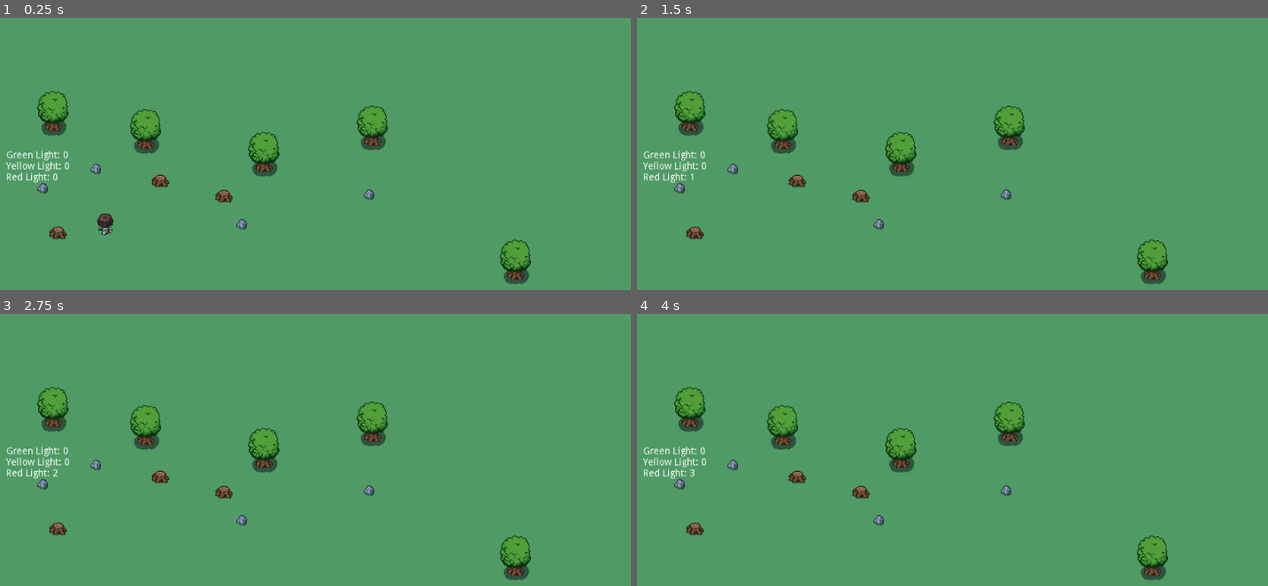
Above: before the commit, frames 1-4 (two rows, left to right).
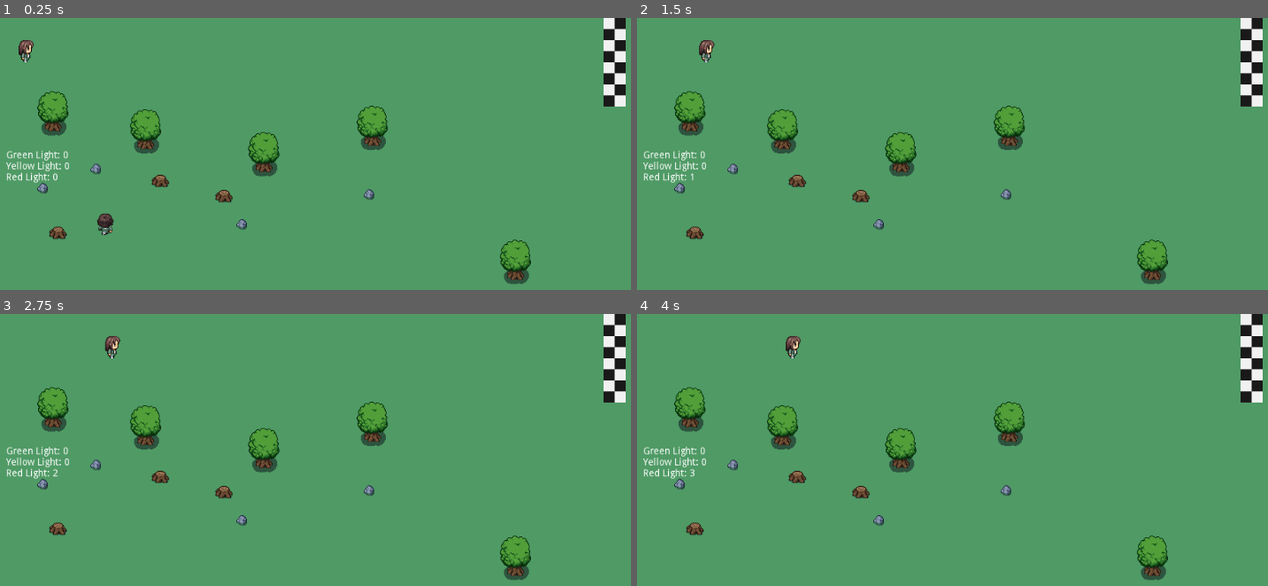
Above: after the commit, the same moments.

Repository: camilailges/round-4
Game: Godot game, scene res://scenes/Level1.tscn
Two runs of this game, one before a commit and one after it. Both use one fixed random seed, a clock stepped at 60 frames per second and the inputs below.
Inputs:
- Up to frame 1 (0.25 s): no input
- Up to frame 2 (1.5 s): hold Right (ui_right) 0.53-1.28 s; hold Down (ui_down) from 1.28 s (still down)
- Up to frame 3 (2.75 s): release Down (ui_down) at 2.03 s; hold Right (ui_right) from 2.03 s (still down)
- Up to frame 4 (4 s): release Right (ui_right) at 2.78 s; hold Up (ui_up) 2.78-3.53 s; hold Left (ui_left) from 3.53 s (still down)

The runs differ from the first frame. In frame 1, 1.3% of the frame differs, in the area x 2-100%, y 0-33%; in frame 2, 1.3%; in frame 3, 1.3%, in the area x 16-100%, y 0-33%; in frame 4, 1.3%.

Commit message:
add menina bot mas nao morre no vermelho

Diff:
--- /dev/null
+++ b/scenes/GirlBot.gd
@@ -0,0 +1,45 @@
+extends KinematicBody2D
+
+onready var animation: AnimatedSprite = get_node("Animation")
+onready var sprite: Sprite = get_node("Sprite")
+
+var velocity: Vector2
+
+export(int) var speed = 50
+
+func _physics_process(_delta: float) -> void:
+	move()
+	verifyDirection()
+	animate()
+
+func move() -> void:
+	velocity.x = speed
+	velocity = move_and_slide(velocity)
+
+func animate() -> void:
+	if velocity != Vector2.ZERO:
+		if velocity.x != 0:
+			$AnimatedSprite.play("walkingSideways")
+		else:
+			if velocity.y > 0:
+				$AnimatedSprite.play("walkingDown")
+			elif velocity.y < 0:
+				$AnimatedSprite.play("walkingUp")
+	else:
+		animation.stop()
+
+func verifyDirection() -> void:
+	if velocity.x > 0:
+		$AnimatedSprite.flip_h = false
+	elif velocity.x < 0:
+		$AnimatedSprite.flip_h = true
+
+
+# Called when the node enters the scene tree for the first time.
+func _ready() -> void:
+	pass # Replace with function body.
+
+
+# Called every frame. 'delta' is the elapsed time since the previous frame.
+#func _process(delta: float) -> void:
+#	pass
--- /dev/null
+++ b/scenes/GirlBot.tscn
@@ -0,0 +1,97 @@
+[gd_scene load_steps=18 format=2]
+
+[ext_resource path="res://assets/Players.png" type="Texture" id=1]
+[ext_resource path="res://scenes/GirlBot.gd" type="Script" id=2]
+
+[sub_resource type="AtlasTexture" id=6]
+atlas = ExtResource( 1 )
+region = Rect2( 0, 128, 32, 32 )
+
+[sub_resource type="AtlasTexture" id=7]
+atlas = ExtResource( 1 )
+region = Rect2( 32, 128, 32, 32 )
+
+[sub_resource type="AtlasTexture" id=8]
+atlas = ExtResource( 1 )
+region = Rect2( 64, 128, 32, 32 )
+
+[sub_resource type="AtlasTexture" id=10]
+atlas = ExtResource( 1 )
+region = Rect2( 0, 192, 32, 32 )
+
+[sub_resource type="AtlasTexture" id=11]
+atlas = ExtResource( 1 )
+region = Rect2( 32, 192, 32, 32 )
+
+[sub_resource type="AtlasTexture" id=12]
+atlas = ExtResource( 1 )
+region = Rect2( 64, 192, 32, 32 )
+
+[sub_resource type="AtlasTexture" id=13]
+atlas = ExtResource( 1 )
+region = Rect2( 0, 224, 32, 32 )
+
+[sub_resource type="AtlasTexture" id=14]
+atlas = ExtResource( 1 )
+region = Rect2( 32, 224, 32, 32 )
+
+[sub_resource type="AtlasTexture" id=15]
+atlas = ExtResource( 1 )
+region = Rect2( 64, 224, 32, 32 )
+
+[sub_resource type="SpriteFrames" id=9]
+animations = [ {
+"frames": [ SubResource( 6 ), SubResource( 7 ), SubResource( 8 ) ],
+"loop": true,
+"name": "walkingDown",
+"speed": 5.0
+}, {
+"frames": [ SubResource( 10 ), SubResource( 11 ), SubResource( 12 ) ],
+"loop": true,
+"name": "walkingSideways",
+"speed": 5.0
+}, {
+"frames": [ SubResource( 13 ), SubResource( 14 ), SubResource( 15 ) ],
+"loop": true,
+"name": "walkingUp",
+"speed": 5.0
+} ]
+
+[sub_resource type="Animation" id=1]
+length = 0.3
+loop = true
+
+[sub_resource type="Animation" id=3]
+resource_name = "walkingDown"
+length = 0.3
+loop = true
+
+[sub_resource type="Animation" id=4]
+resource_name = "walkingSideways"
+length = 0.3
+loop = true
+
+[sub_resource type="Animation" id=2]
+resource_name = "walkingUp"
+length = 0.3
+loop = true
+
+[sub_resource type="RectangleShape2D" id=5]
+extents = Vector2( 10, 8 )
+
+[node name="KinematicBody2D" type="KinematicBody2D"]
+script = ExtResource( 2 )
+
+[node name="AnimatedSprite" type="AnimatedSprite" parent="."]
+frames = SubResource( 9 )
+animation = "walkingUp"
+
+[node name="AnimationPlayer" type="AnimationPlayer" parent="."]
+anims/RESET = SubResource( 1 )
+anims/walkingDown = SubResource( 3 )
+anims/walkingSideways = SubResource( 4 )
+anims/walkingUp = SubResource( 2 )
+
+[node name="CollisionShape2D" type="CollisionShape2D" parent="."]
+position = Vector2( 0, 8 )
+shape = SubResource( 5 )
--- a/scenes/Level1.gd
+++ b/scenes/Level1.gd
@@ -17,10 +17,12 @@
 var red_light_time: float = 0.0
 
 var player : KinematicBody2D
+var bot : KinematicBody2D
 
 # Called when the node enters the scene tree for the first time.
 func _ready() -> void:
 	player = get_node("YSort/Player")
+	bot = get_node("YSort/GirlBot")
 
 func _process(delta: float) -> void:
 	if not red_light and not yellow_light:
--- a/scenes/Level1.tscn
+++ b/scenes/Level1.tscn
@@ -6,6 +6,38 @@
 [ext_resource path="res://scenes/objetos/Arvore.tscn" type="PackedScene" id=4]
 [ext_resource path="res://scenes/objetos/TocoArvore.tscn" type="PackedScene" id=5]
 [ext_resource path="res://scenes/objetos/PedraPequena.tscn" type="PackedScene" id=6]
+[ext_resource path="res://assets/Finish-Line-PNG-HD.png" type="Texture" id=7]
+[ext_resource path="res://scenes/GirlBot.tscn" type="PackedScene" id=8]
+
+[sub_resource type="TileSet" id=1]
+0/name = "Finish-Line-PNG-HD.png 0"
+0/texture = ExtResource( 7 )
+0/tex_offset = Vector2( 0, 0 )
+0/modulate = Color( 1, 1, 1, 1 )
+0/region = Rect2( 176, 192, 16, 16 )
+0/tile_mode = 0
+0/occluder_offset = Vector2( 0, 0 )
+0/navigation_offset = Vector2( 0, 0 )
+0/shape_offset = Vector2( 0, 0 )
+0/shape_transform = Transform2D( 1, 0, 0, 1, 0, 0 )
+0/shape_one_way = false
+0/shape_one_way_margin = 0.0
+0/shapes = [  ]
+0/z_index = 0
+1/name = "Finish-Line-PNG-HD.png 1"
+1/texture = ExtResource( 7 )
+1/tex_offset = Vector2( 0, 0 )
+1/modulate = Color( 1, 1, 1, 1 )
+1/region = Rect2( 144, 192, 16, 16 )
+1/tile_mode = 0
+1/occluder_offset = Vector2( 0, 0 )
+1/navigation_offset = Vector2( 0, 0 )
+1/shape_offset = Vector2( 0, 0 )
+1/shape_transform = Transform2D( 1, 0, 0, 1, 0, 0 )
+1/shape_one_way = false
+1/shape_one_way_margin = 0.0
+1/shapes = [  ]
+1/z_index = 0
 
 [node name="Level1" type="Node2D"]
 script = ExtResource( 3 )
@@ -57,6 +89,9 @@
 [node name="PedraPequena4" parent="YSort" instance=ExtResource( 6 )]
 position = Vector2( 381, -33 )
 
+[node name="GirlBot" parent="YSort" instance=ExtResource( 8 )]
+position = Vector2( -128, -240 )
+
 [node name="GreenLightLabel" type="Label" parent="."]
 margin_left = 32.0
 margin_top = 192.0
@@ -77,3 +112,9 @@
 margin_right = 92.0
 margin_bottom = 238.0
 text = "Red light:"
+
+[node name="LinhaChegada" type="TileMap" parent="."]
+tile_set = SubResource( 1 )
+cell_size = Vector2( 16, 16 )
+format = 1
+tile_data = PoolIntArray( 56, 0, 0, 57, 1, 0, 65592, 1, 0, 65593, 0, 0, 131128, 0, 0, 131129, 1, 0, 196664, 1, 0, 196665, 0, 0, 262200, 0, 0, 262201, 1, 0, 327736, 1, 0, 327737, 0, 0, 393272, 0, 0, 393273, 1, 0, 458808, 1, 0, 458809, 0, 0 )
Not shown: 1 places in scenes/Level1.tscn that only renumber resources
